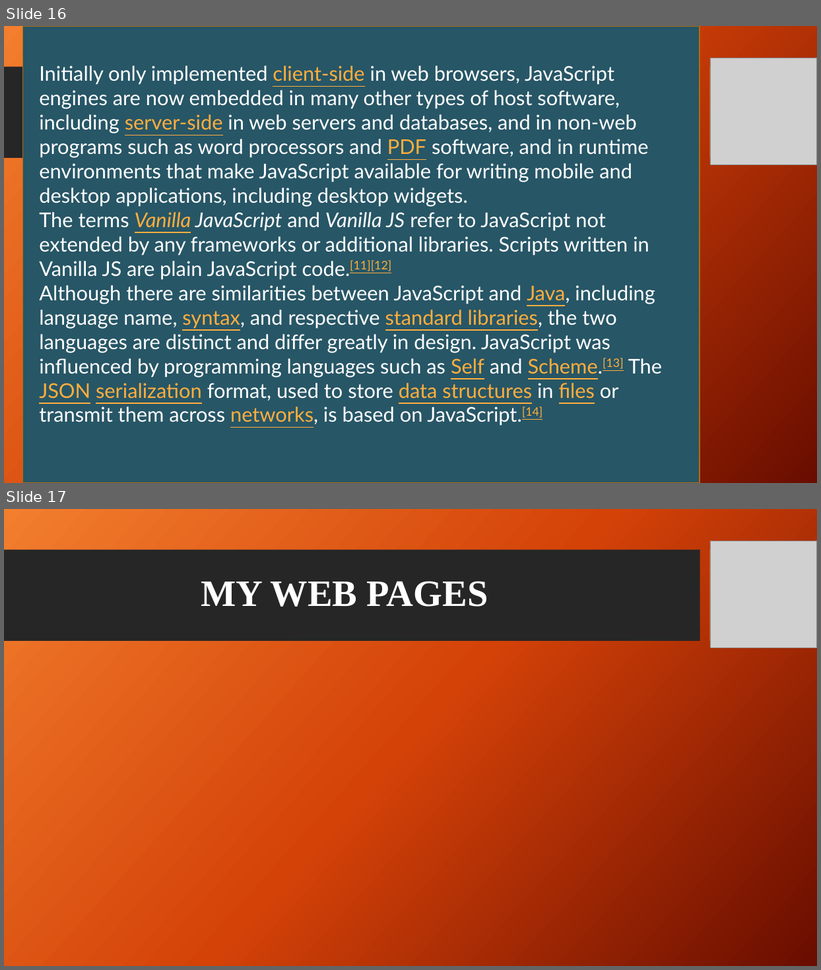
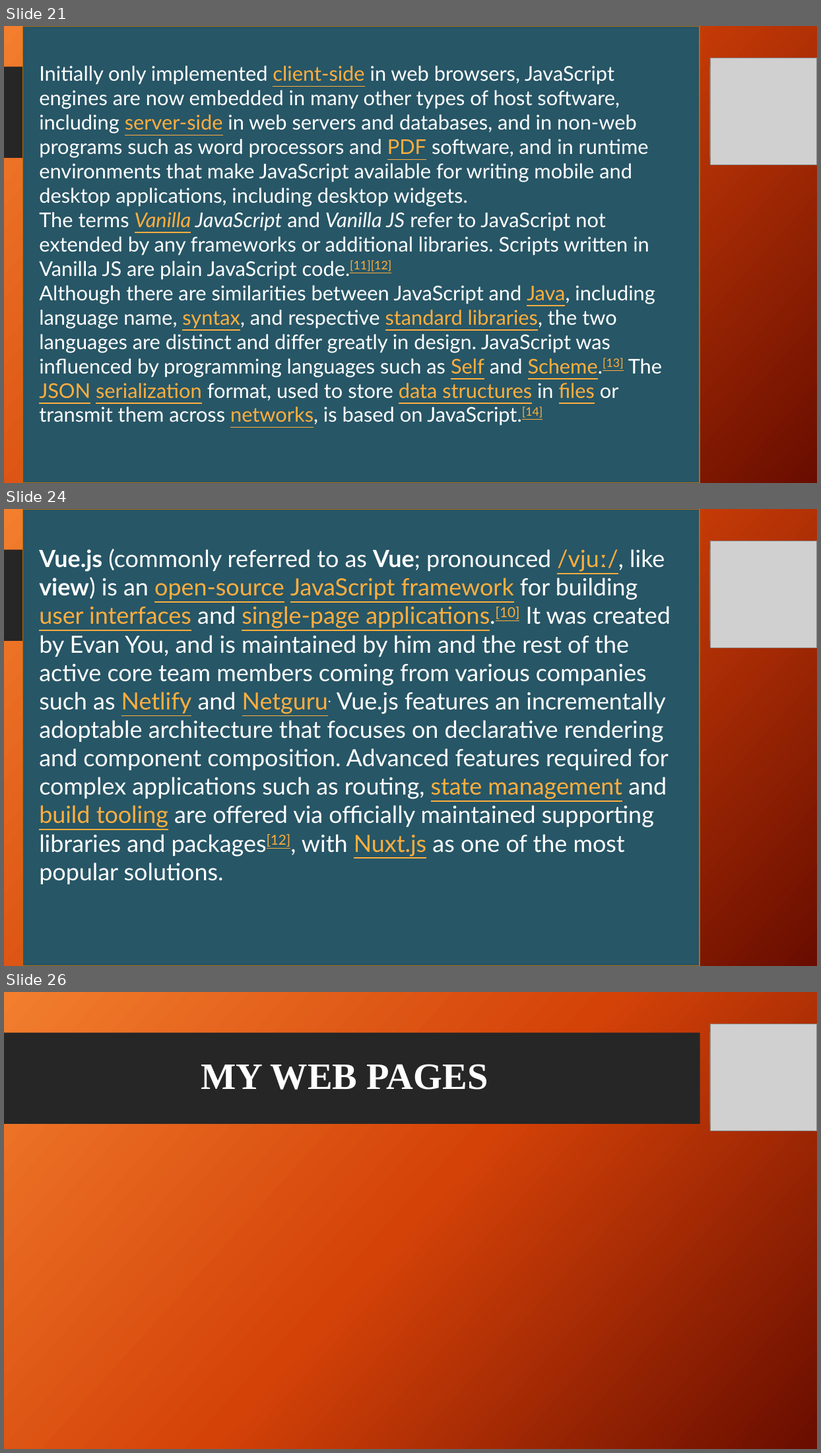
Before and after one commit to favourmark05/IT-REPORT, a slide deck: obongItReport.pptx. Shown one above the other, each under a label of ours: slides 16 and 17 before the commit, slides 21, 24 and 26 after it; the slides between them are not shown. The pictures are 821x970 and 821x1453 pixels, drawn with LibreOffice and Linux fonts; fonts in the diff are those of the drawing; grey boxes stand for pictures; background and template pictures are left out. Boxes give left, top, right and bottom in pixels: in the first picture for what was removed or moved away, otherwise in the second. Text is boxed around its words. In the diff, an @@ line names an element or a change of style, - is before the commit and + after.

```diff
--- a/obongItReport.pptx
+++ b/obongItReport.pptx
@@ slide 24 added at (x1=4, y1=509, x2=817, y2=966), background picture (left out); not listed: 2 template elements that a slide beside it also shows @@
@@ rectangle added at (x1=23, y1=509, x2=700, y2=966), fill #275666, outline #B26D10 1 pt @@
@@ picture added at (x1=710, y1=541, x2=817, y2=648) @@
@@ text added at (x1=39, y1=549, x2=671, y2=885), 28 pt, text #FFFFFF @@
+Vue.js (commonly referred to as Vue; pronounced /vjuː/, like view) is an open-source JavaScript framework for building user interfaces and single-page applications.[10] It was created by Evan You, and is maintained by him and the rest of the active core team members coming from various companies such as Netlify and Netguru. Vue.js features an incrementally adoptable architecture that focuses on declarative rendering and component composition. Advanced features required for complex applications such as routing, state management and build tooling are offered via officially maintained supporting libraries and packages[12], with Nuxt.js as one of the most popular solutions.
@@ what was slide 16 is now slide 21 @@
@@ what was slide 17 is now slide 26 @@
```
Also in this commit, not shown: 1 slide changed, 10 other slides added.
